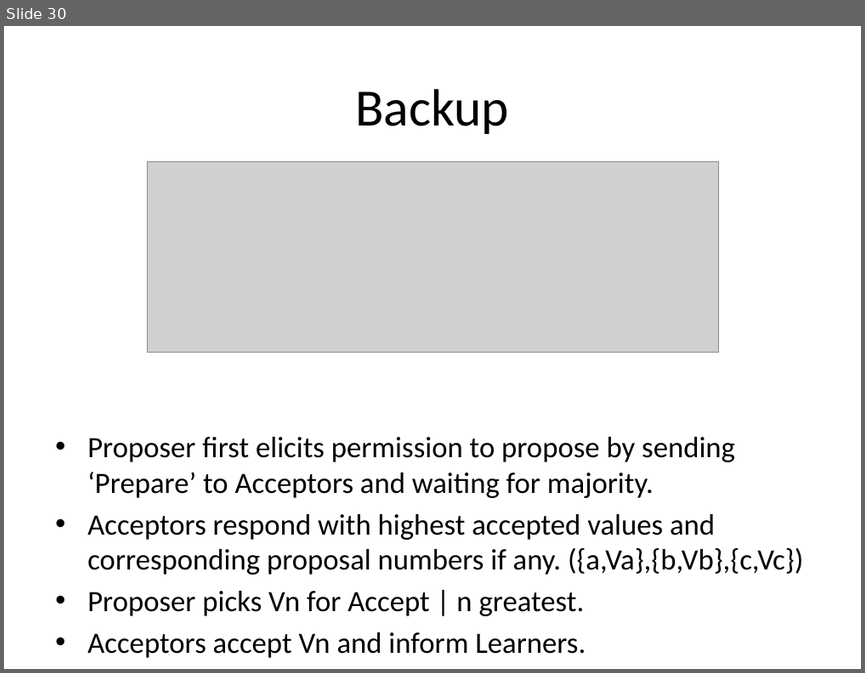
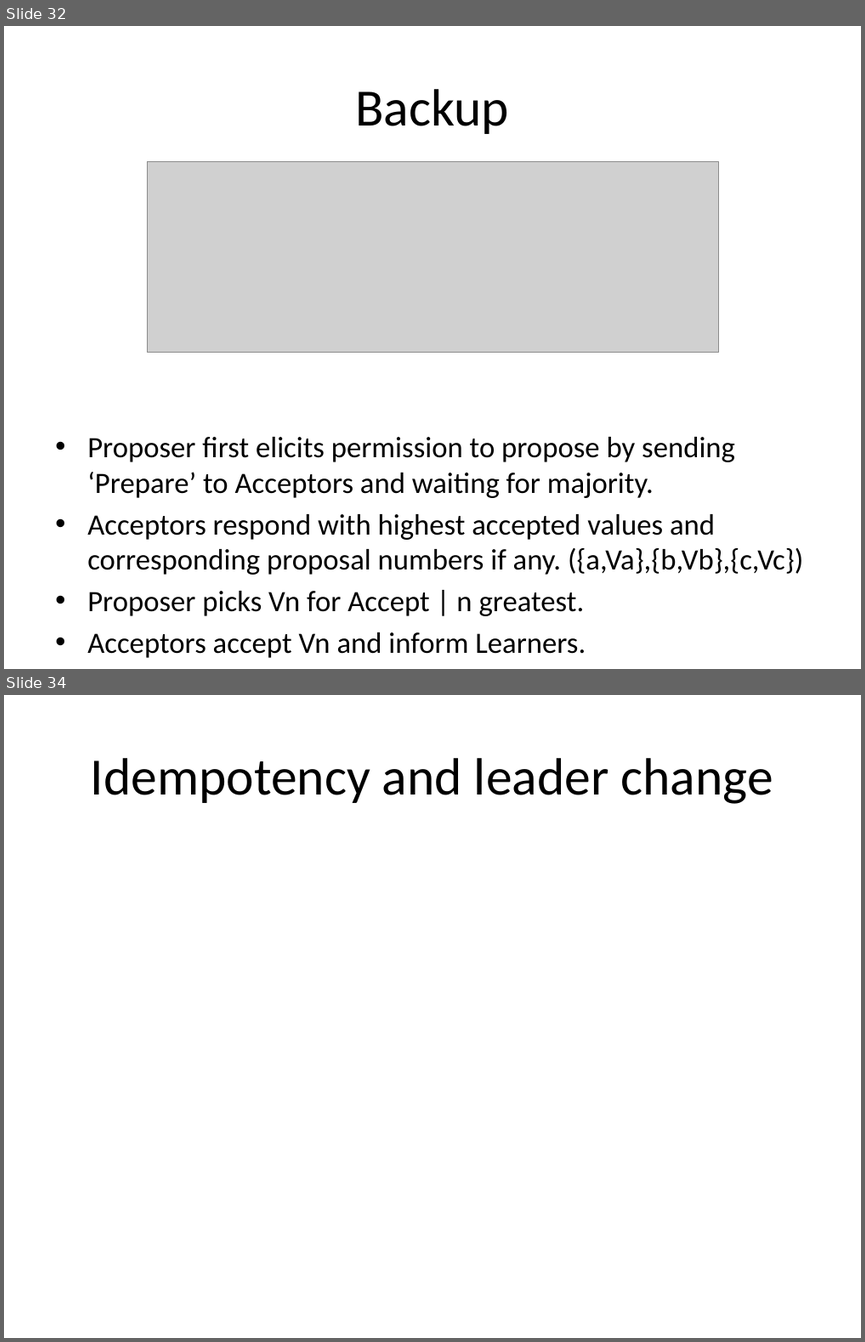
Before and after one commit to Slania/JPaxos-1, a slide deck: Paxos based directory updates for geo-replicated cloud storage.pptx. Shown one above the other, each under a label of ours: slide 30 before the commit, slides 32 and 34 after it; the slides between them are not shown. The pictures are 865x673 and 865x1342 pixels, drawn with LibreOffice and Linux fonts; fonts in the diff are those of the drawing; grey boxes stand for pictures. Boxes give left, top, right and bottom in pixels: in the first picture for what was removed or moved away, otherwise in the second. Text is boxed around its words. In the diff, an @@ line names an element or a change of style, - is before the commit and + after.

```diff
--- a/Paxos based directory updates for geo-replicated cloud storage.pptx
+++ b/Paxos based directory updates for geo-replicated cloud storage.pptx
@@ slide 34 added at box(4, 695, 861, 1338), background #FFFFFF @@
@@ title added at box(91, 758, 772, 804), 44 pt, text #000000 @@
+Idempotency and leader change
@@ what was slide 30 is now slide 32 @@
```
Also in this commit, not shown: 10 slides changed, 11 other slides added, 10 slides removed.
